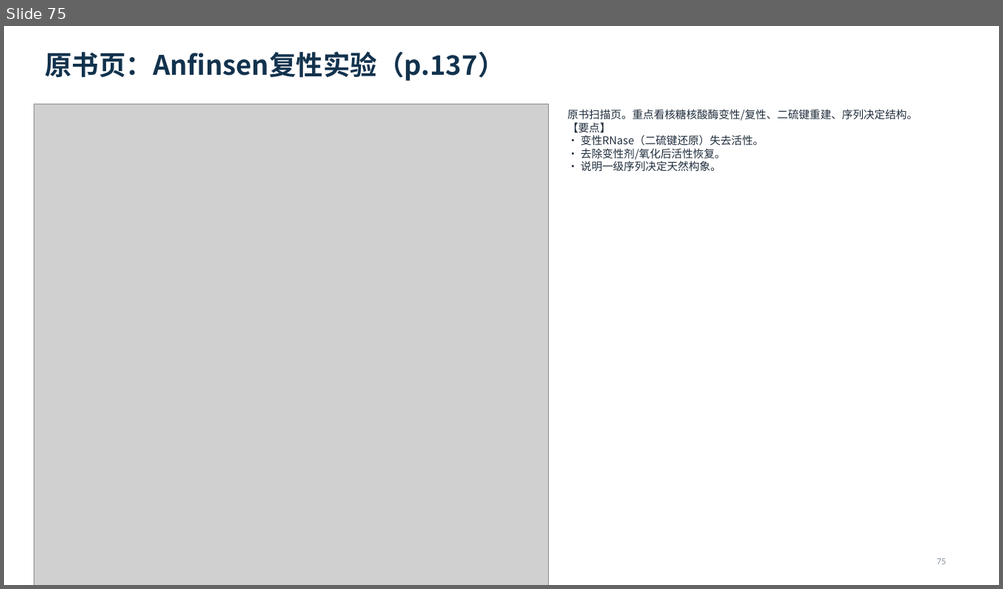
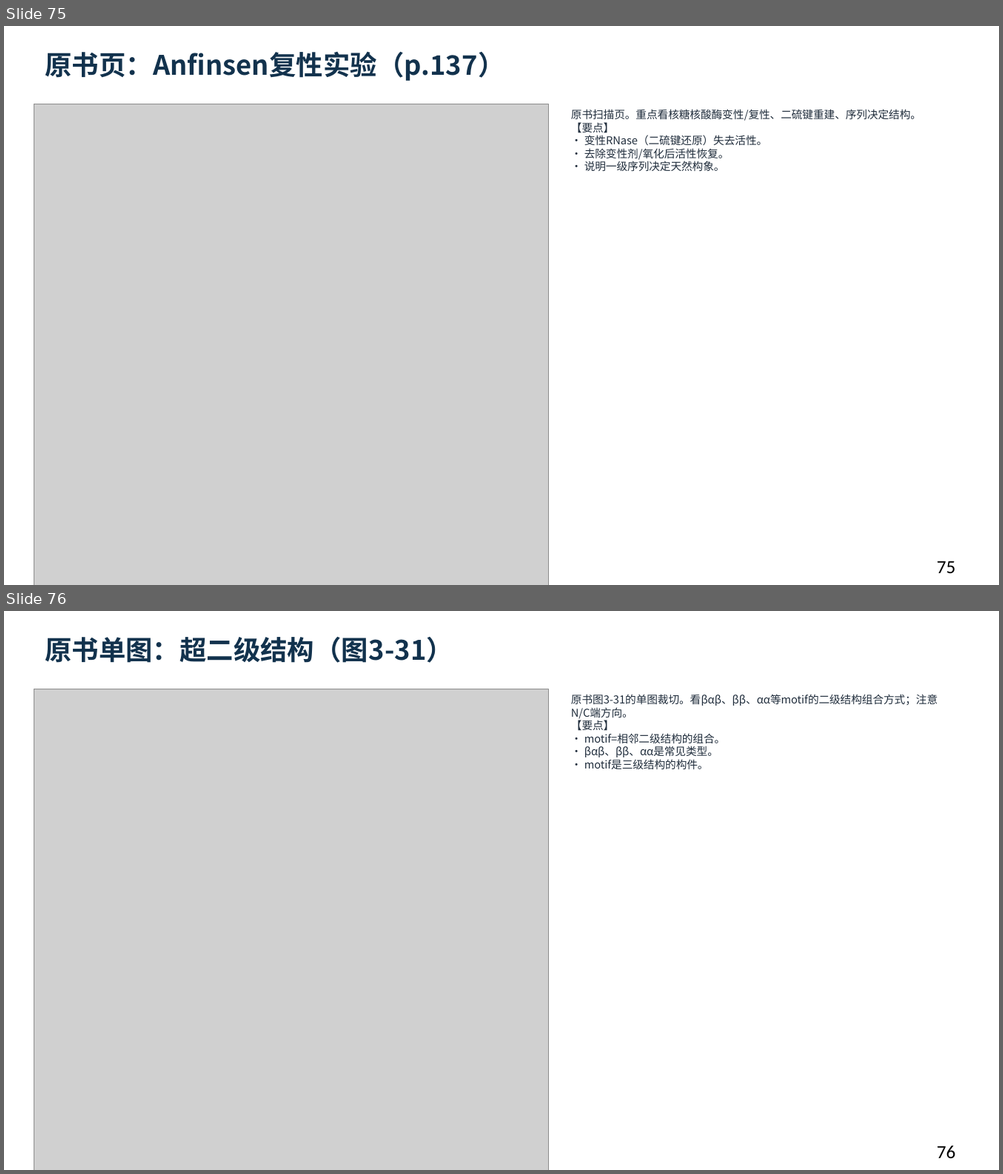
Before and after one commit to newkan-li/Biochemistry, a slide deck: downloads/bc03-ai-style.pptx. Shown one above the other, each under a label of ours: slide 75 before the commit, slides 75 and 76 after it. The pictures are 1003x589 and 1003x1174 pixels, drawn with LibreOffice and Linux fonts; fonts in the diff are those of the drawing; grey boxes stand for pictures. Boxes give left, top, right and bottom in pixels: in the first picture for what was removed or moved away, otherwise in the second. Text is boxed around its words. In the diff, an @@ line names an element or a change of style, - is before the commit and + after.

Commit message:
bc03补原书单图卡片5页并重生成81页下载版;更新下载版本;版本20261111y

```diff
--- a/downloads/bc03-ai-style.pptx
+++ b/downloads/bc03-ai-style.pptx
@@ slide 76 added at box(4, 611, 999, 1170), background #FFFFFF @@
@@ text added at box(45, 637, 453, 663), 26 pt, text #12324D, bold @@
+原书单图：超二级结构（图3-31）
@@ picture added at box(34, 689, 549, 1170) @@
@@ text added at box(571, 694, 937, 769), 10.5 pt, text #202D3C @@
+原书图3-31的单图裁切。看βαβ、ββ、αα等motif的二级结构组合方式；注意N/C端方向。
+【要点】
+• motif=相邻二级结构的组合。
+• βαβ、ββ、αα是常见类型。
+• motif是三级结构的构件。
@@ text added at box(936, 1146, 956, 1159), 18 pt, text #000000 @@
+76
@@ slide 75 changed as well @@
@@ text "原书扫描页。重点看核糖核酸酶变性/复性、二硫键重建、序列决定结构。 【要点】 • 变性RNase（二硫键还原）失去活性。 ...": place and size @@
-text "原书扫描页。重点看核糖核酸酶变性/复性、二硫键重建、序列决定结构。 【要点】 • 变性RNase（二硫键还原）失去活性。 ..." at box(567, 109, 917, 171)
+text "原书扫描页。重点看核糖核酸酶变性/复性、二硫键重建、序列决定结构。 【要点】 • 变性RNase（二硫键还原）失去活性。 ..." at box(571, 109, 921, 171)
@@ text "75" at box(936, 561, 956, 574): size 9 to 18 pt, text colour #8C96A0 to #000000 @@
```
Also in this commit, not shown: 75 other slides changed, 4 other slides added, 10 other files.
